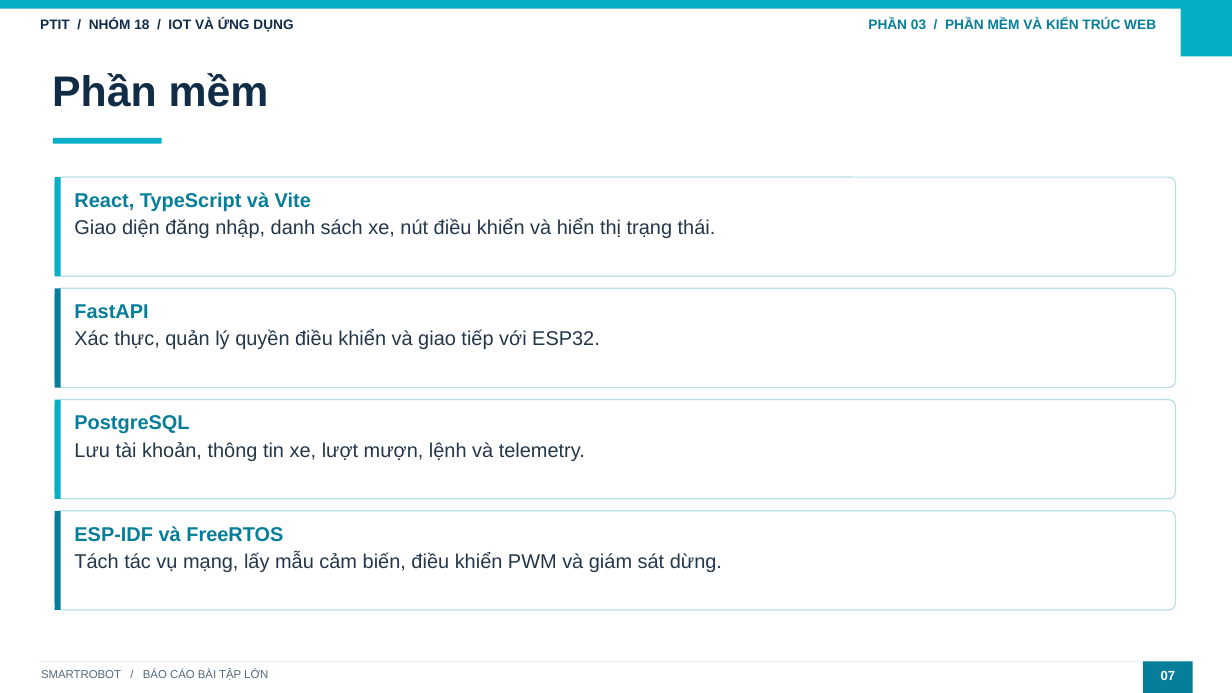
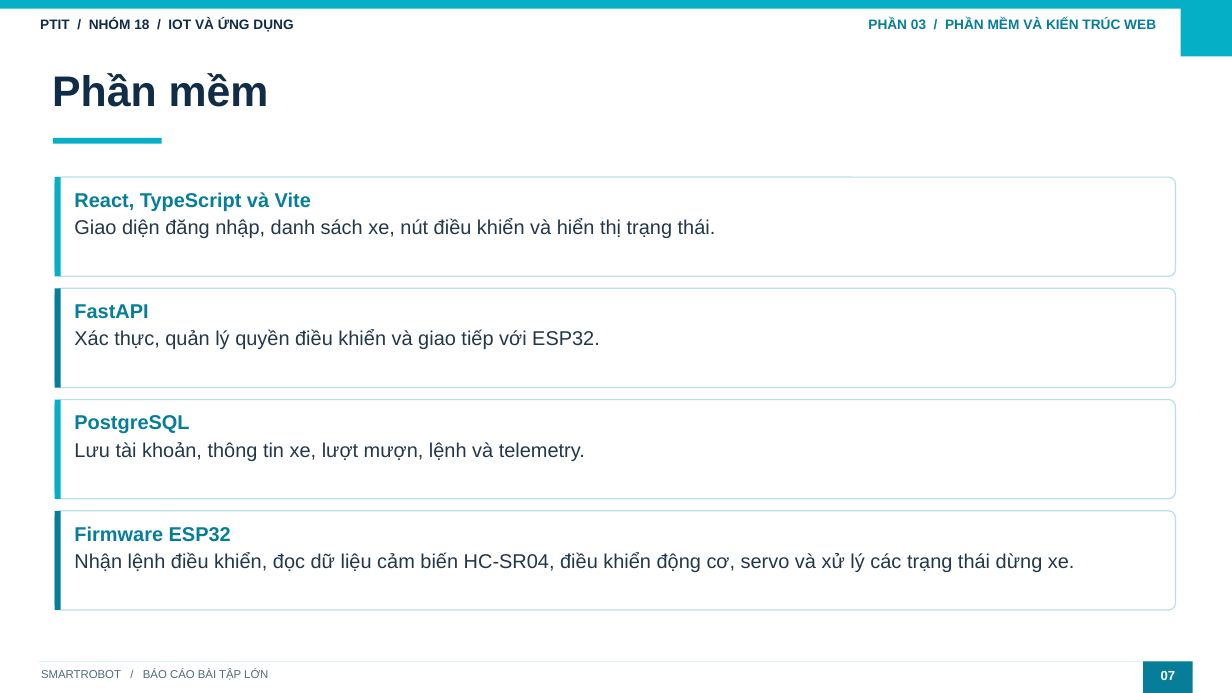
Before and after one commit to DuyHoang0812/SmartRobot, a slide deck: slide 9 of TaiLieu/SmartRobot_Nhom18.pptx. Drawn at 1232x693 pixels with LibreOffice and Linux fonts; fonts in the diff are those of the drawing. Boxes give left, top, right and bottom in pixels: in the first picture for what was removed or moved away, otherwise in the second. Text is boxed around its words. In the diff, an @@ line names an element or a change of style, - is before the commit and + after.

```diff
--- a/TaiLieu/SmartRobot_Nhom18.pptx
+++ b/TaiLieu/SmartRobot_Nhom18.pptx
@@ text at (x1=74, y1=526, x2=231, y2=542): text changed @@
-ESP-IDF và FreeRTOS
+Firmware ESP32
@@ text at (x1=74, y1=552, x2=1075, y2=572): text changed @@
-Tách tác vụ mạng, lấy mẫu cảm biến, điều khiển PWM và giám sát dừng.
+Nhận lệnh điều khiển, đọc dữ liệu cảm biến HC-SR04, điều khiển động cơ, servo và xử lý các trạng thái dừng xe.
```
Also in this commit, not shown: 1 other slide changed, 2 other files.
